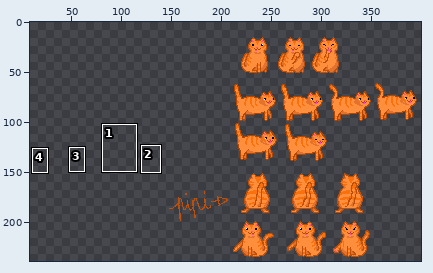
Two states of a sprite sheet, Assets/Lord Mc Patoune 2000/Lord Mac Patoune 2000.png. The first picture is a wide view before the edit; the outline marks the close-up.
Close-up. Old version:
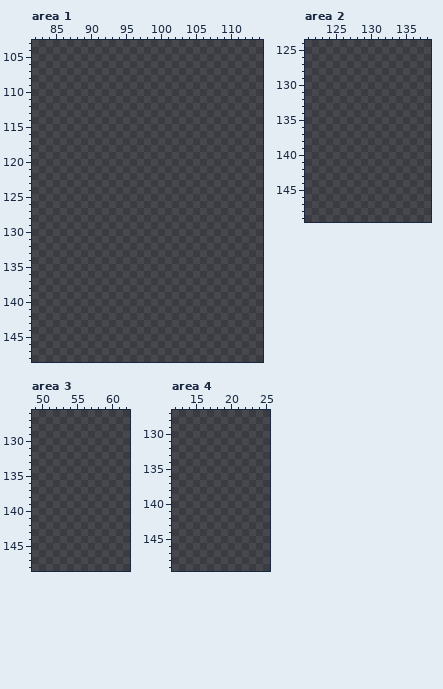
The file is 400x240 pixels. Pixels under 10% opacity are left out. Colours within 5 levels of each other are drawn and written as one. Shown: area 1: x 82..114, y 103..148; area 2: x 121..138, y 124..149; area 3: x 49..62, y 126..148; area 4: x 12..25, y 127..149. The wide view leaves out empty margins. The commit also changed other parts of the picture, which this record leaves out.
The same view after the edit:
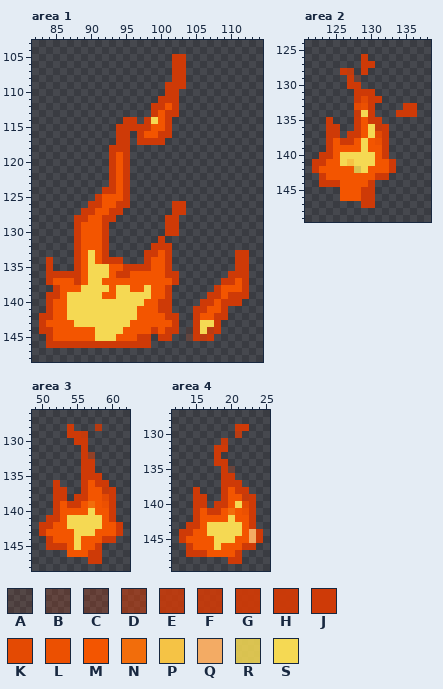
Palette (. is transparent): A #ce3a071b  B #ce3a0735  C #ce3a0742  D #ce3a078d  E #ce3a07d7  F #ce3a07e2  G #ce3a07f0  H #ce3a07f7  J #ce3a07  K #e44a03  L #ec5001  M #f35500  N #f26d0b  P #f5c345  Q #f3ab64  R #f5d953d9  S #f5d953
Changes in this commit:
Area 1:
y 105..108: x 102..103 .. -> JJ
y 109: x 101..103 ... -> JJJ
y 110: x 101..102 .. -> JJ
y 111: x 100..102 ... -> JJJ
y 112: x 99..102 .... -> JJMJ
y 113: x 99..102 .... -> JMJJ
y 114: x 95..96 .. -> JJ; x 98..101 .... -> JSMJ
y 115: x 94..101 ........ -> JJJJJMMJ
y 116: x 94..95 .. -> JJ; x 97..101 ..... -> JMMJJ
y 117: x 94..95 .. -> JJ; x 97..100 .... -> JJJJ
y 118: x 93..95 ... -> JJJ
y 119..123: x 93..95 ... -> JMJ
y 124: x 92..95 .... -> JJMJ
y 125: x 91..95 ..... -> JMMMJ
y 126: x 90..95 ...... -> JJMMJJ; x 102..103 .. -> JJ
y 127: x 89..94 ...... -> JJMMJJ; x 102..103 .. -> JJ
y 128: x 88..93 ...... -> JJMMJJ; x 101..102 .. -> JJ
y 129..130: x 88..92 ..... -> JMMMJ; x 101..102 .. -> JJ
y 131: x 88..92 ..... -> JMMMJ; x 100 . -> J
y 132: x 88..92 ..... -> JMMMJ; x 99..101 ... -> JJJ
y 133: x 88..92 ..... -> JMSMJ; x 98..101 .... -> JJMJ; x 111..112 .. -> JJ
y 134: x 84 . -> J; x 88..94 ....... -> JMSMJJJ; x 98..101 .... -> JMMJ; x 111..112 .. -> JJ
y 135: x 84 . -> J; x 88..101 .............. -> JMSSSMMJJJJMMJ; x 111..112 .. -> JJ
y 136: x 84..102 ................... -> JJJJJMSSSMJJMMMMMJJ; x 110..112 ... -> JJJ
y 137: x 84..102 ................... -> JMMMJMSSMMMMMMMMMMJ; x 109..112 .... -> JJMJ
y 138: x 85..101 ................. -> JMMMSSSSMSSMMSMMJ; x 108..112 ..... -> JMMMJ
y 139: x 84..101 .................. -> JJMSSSSSMMSSSSSMMJ; x 107..112 ...... -> JJMJJJ
y 140: x 84..101 .................. -> JMMSSSSSSSSSSSMMJJ; x 106..111 ...... -> JJMJJJ
y 141: x 84..101 .................. -> JMMSSSSSSSSSSMMMJJ; x 105..109 ..... -> JJMMJ
y 142: x 83..102 .................... -> JJMMSSSSSSSSSSMMMMJJ; x 105..109 ..... -> JMMJJ
y 143: x 83..102 .................... -> JMMMMSSSSSSSSMMMMMMJ; x 105..108 .... -> JSSJ
y 144: x 83..102 .................... -> JJMMMMMMSSSSMMMMJMJJ; x 104..108 ..... -> AJSEJ
y 145: x 84..98 ............... -> JMMMMMMSSSMMMJJ; x 100..101 .. -> JJ; x 104..107 .... -> BJFJ
y 146: x 84..98 ............... -> JJJJJJJJJJJJJJJ
Area 2:
y 126: x 129 . -> J
y 127: x 129..130 .. -> JJ
y 128: x 126..127 .. -> JF; x 129 . -> J
y 129: x 127..128 .. -> JB
y 130: x 127..128 .. -> JJ
y 131: x 128..130 ... -> JJJ
y 132: x 128..131 .... -> JKJJ
y 133: x 128..130 ... -> KLJ; x 135..136 .. -> JJ
y 134: x 128..130 ... -> HSJ; x 134..136 ... -> JJJ
y 135: x 124 . -> J; x 128..131 .... -> JMJJ
y 136: x 124..125 .. -> JJ; x 128..132 ..... -> JMSGJ
y 137: x 124..125 .. -> JJ; x 127..132 ...... -> JJMSKJ
y 138: x 124..132 ......... -> JMJJMSMLJ
y 139: x 124..132 ......... -> JMMMMSMMJ
y 140: x 123..132 .......... -> JJMSSSSSMJ
y 141: x 122..133 ............ -> JJMMSPSSSMMJ
y 142: x 122..133 ............ -> JMMMMMRSMMMJ
y 143: x 123..132 .......... -> JMMMMMMMJJ
y 144: x 123..130 ........ -> JJJMMMMJ
y 145..146: x 126..130 ..... -> MMMJJ
y 147: x 129..130 .. -> JJ
Area 3:
y 128: x 54 . -> J; x 58 . -> E
y 129: x 54..56 ... -> JJG
y 130: x 55..56 .. -> JJ
y 131: x 56 . -> J
y 132: x 56..57 .. -> JD
y 133..134: x 56..57 .. -> JJ
y 135: x 56..58 ... -> JJJ
y 136: x 52 . -> J; x 56..59 .... -> JMJJ
y 137: x 52..53 .. -> JJ; x 56..60 ..... -> JMMGJ
y 138: x 52..53 .. -> JJ; x 55..60 ...... -> JJMMKJ
y 139: x 52..60 ......... -> JMJJMNMLJ
y 140: x 52..60 ......... -> JMMMMSMMJ
y 141: x 51..60 .......... -> JJMSSSSSMJ
y 142: x 50..61 ............ -> JJMMSSSSSMMJ
y 143: x 50..61 ............ -> JMMMMSSSMMMJ
y 144: x 51..60 .......... -> JMMMSMMMJJ
y 145: x 51..58 ........ -> JJJMSMMJ
y 146: x 54..58 ..... -> MMMJJ
y 147: x 57..58 .. -> JJ
Area 4:
y 129: x 21..22 .. -> JJ
y 130: x 21 . -> E
y 131: x 19 . -> G
y 132: x 18..19 .. -> JJ
y 133: x 18 . -> J
y 134: x 18..19 .. -> JJ
y 135: x 19..20 .. -> JC
y 136: x 19..20 .. -> JJ
y 137: x 19..21 ... -> JJJ
y 138: x 15 . -> J; x 19..22 .... -> JMJJ
y 139: x 15..16 .. -> JJ; x 19..23 ..... -> JMMGJ
y 140: x 15..16 .. -> JJ; x 18..23 ...... -> JJMSKJ
y 141: x 15..23 ......... -> JMJJMNMLJ
y 142: x 15..23 ......... -> JMMMMSMMJ
y 143: x 14..23 .......... -> JJMSSSSSMJ
y 144: x 13..24 ............ -> JJMMSSSSSMQJ
y 145: x 13..24 ............ -> JMMMMSSSMMQJ
y 146: x 14..23 .......... -> JMMMSMMMJJ
y 147: x 14..21 ........ -> JJJMMMMJ
y 148: x 20..21 .. -> JJ
